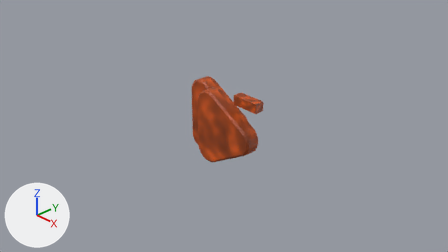
The Blender file meshes/PowerUpDecreaseSpeed.blend: old version first, new version second.
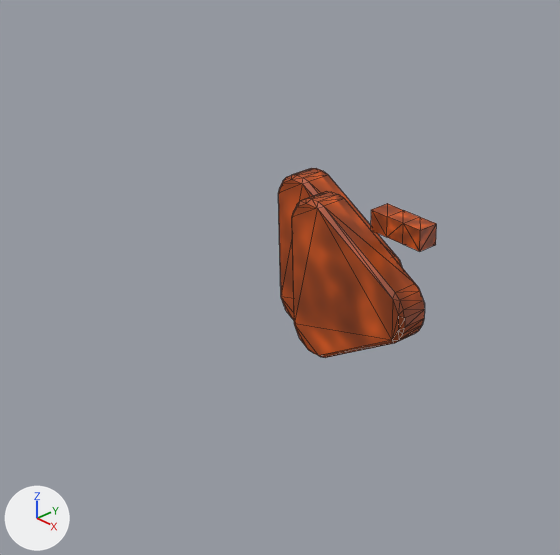
Old and new are each drawn from the file's camera 'Camera' and again close up on the part from 15% to 71% of the width and 0% to 100% of the height. Arrows for +X, +Y and +Z are at lower left; the lights stay in place. The close-ups show mesh edges as thin lines.

Objects in the first close-up: 'PowerUp'.
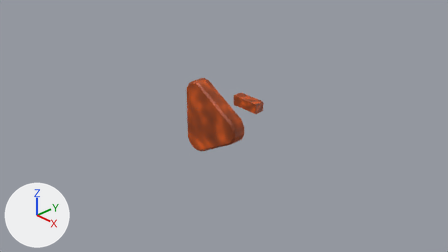
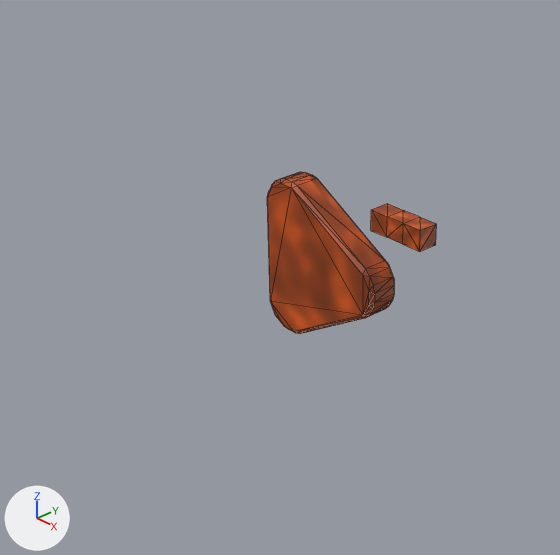
Pixel boxes (x1, y1, x2, y2) of what changed, in the close-ups (560 x 555 px; the box of a moved part takes in the faces that stretch with it):
'PowerUp', reshaped (7% wider, 15% shorter): before (278, 168, 436, 358); after (267, 172, 436, 334)
part 1 of me_powerup, moved or reshaped: before (278, 168, 402, 320); after (267, 172, 394, 334)
part 2 of me_powerup, deleted (brown): before (292, 191, 425, 358)

Patch to the scene script:
```diff
--- a/meshes/PowerUpDecreaseSpeed.blend.py
+++ b/meshes/PowerUpDecreaseSpeed.blend.py
@@ me_powerup @@
 me_powerup.from_pydata(...)  # 160 vertices, 308 faces; spans x -0.499..0.501, y -0.402..0.421, z -0.153..0.153
 # used by ob_powerup; location = (0.0, 0.0, 0.0); rotation_euler = (1.571, 0.0, 0.0), in degrees (90, 0, 0)
+# me_powerup part 1: the loose piece of 72 vertices spanning x -0.499..0.24, y -0.402..0.402, z -0.153..0.013 is moved by (0.0, 0.0, 0.07)
+# me_powerup part 2: the loose piece of 72 vertices spanning x -0.239..0.5, y -0.402..0.402, z -0.013..0.153 is deleted
 me_powerup.materials.append(mat_powerup)
```
